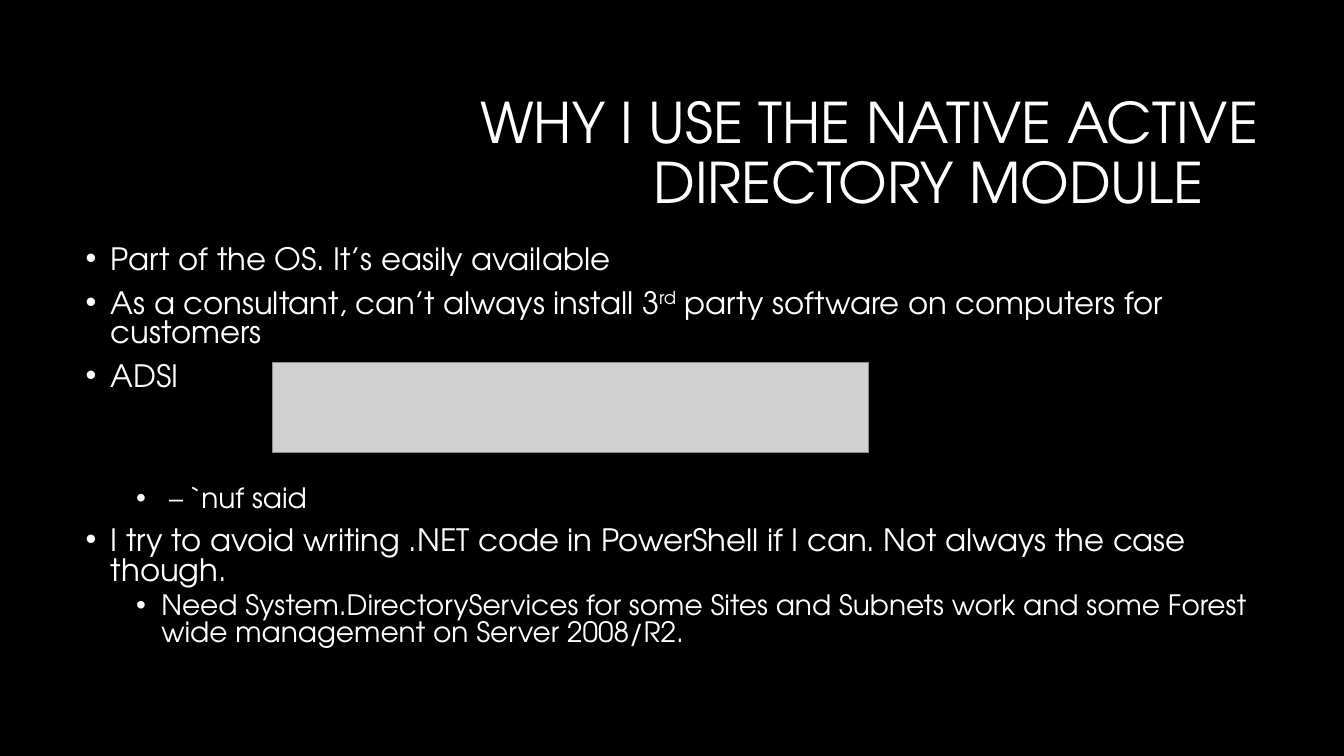
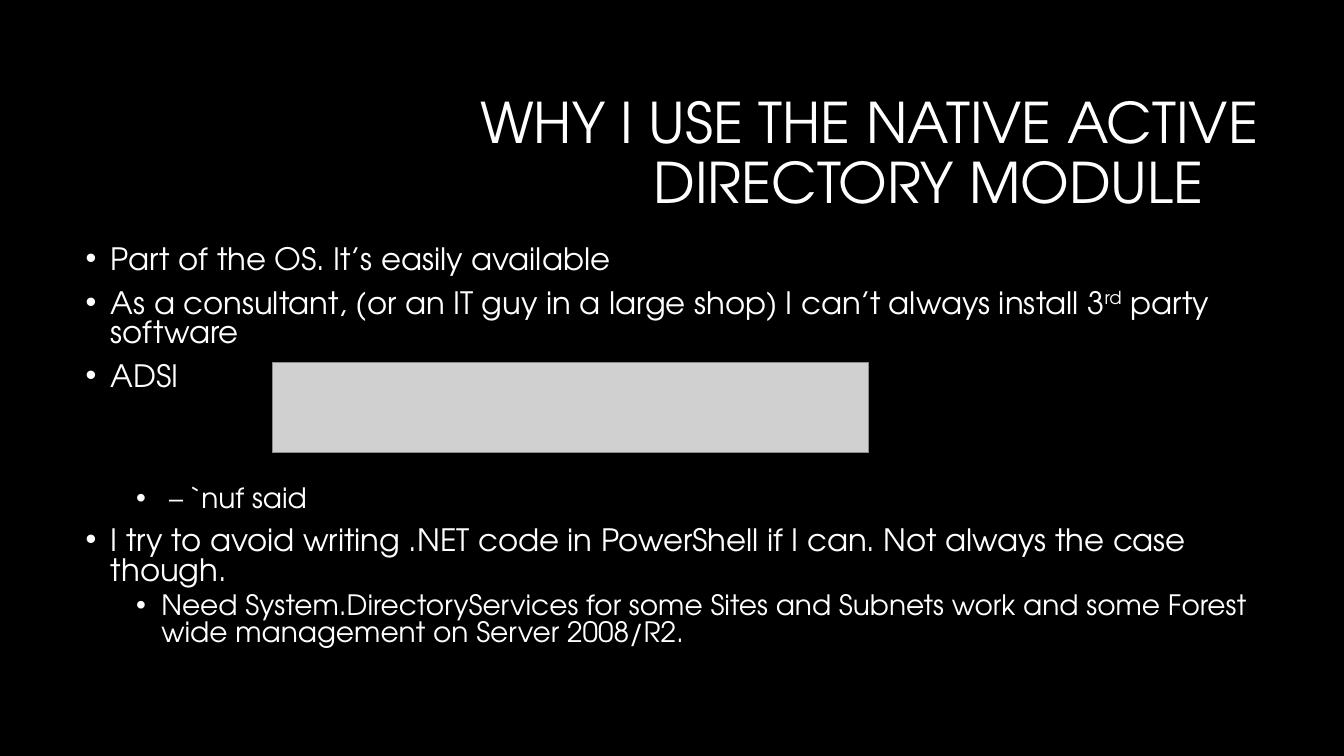
Before and after one commit to AndySchneiderDev-zz/PowerShellSummit, a slide deck: slide 5 of PS Summit AD Tips and Tricks.pptx (slide 4 before the commit). Drawn at 1344x756 pixels with LibreOffice and Linux fonts; fonts in the diff are those of the drawing; grey boxes stand for pictures; background and template pictures are left out. Boxes give left, top, right and bottom in pixels: in the first picture for what was removed or moved away, otherwise in the second. Text is boxed around its words. In the diff, an @@ line names an element or a change of style, - is before the commit and + after.

```diff
--- a/PS Summit AD Tips and Tricks.pptx
+++ b/PS Summit AD Tips and Tricks.pptx
@@ text at <box>111,291,1209,344</box>: text changed @@
-• As a consultant, can’t always install 3rd party software on computers for customers
+• As a consultant, (or an IT guy in a large shop) I can’t always install 3rd party software
```
Also in this commit, not shown: 1 other slide changed, 1 slide added.
